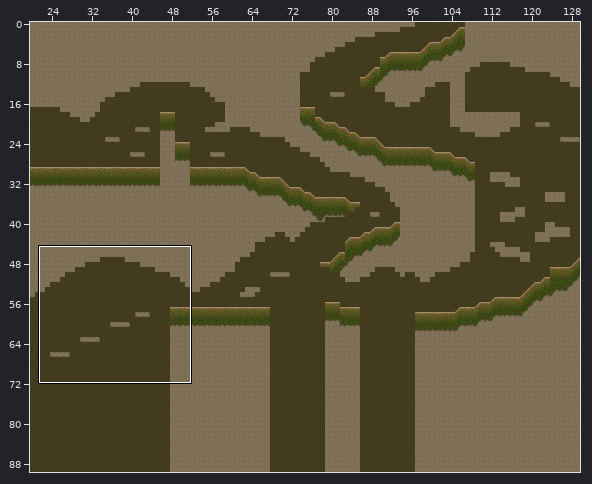
Tiled map, stored at Assets/Maps/Catacombs_01_M.tmx. The picture above shows the old version from afar; the outline marks the close-up.
Close-up. Old version:
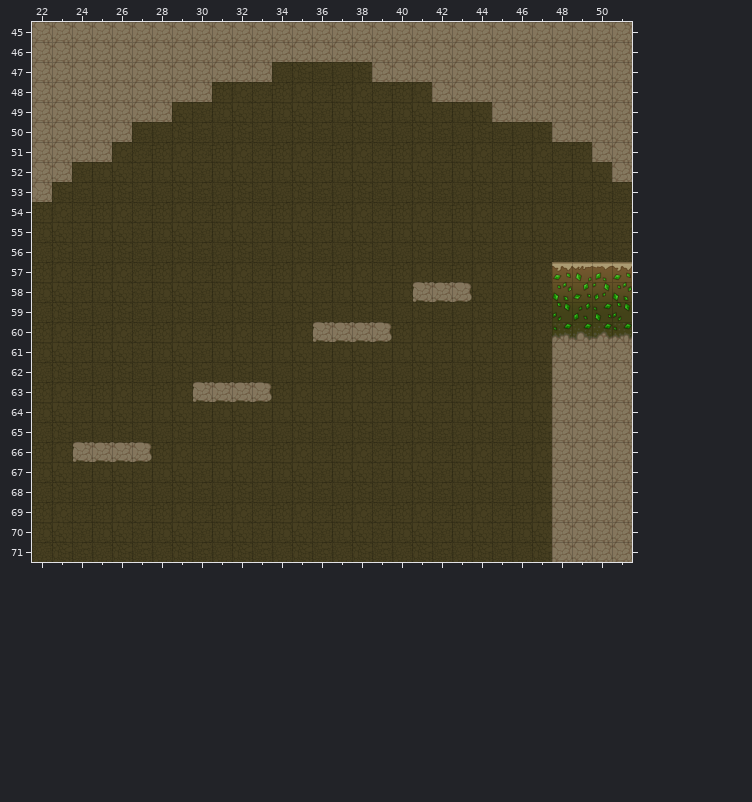
Cells are 128x128 px. Shown: x 22..51, y 45..71. The commit also changed other parts of the map, which this record leaves out.
Now the later version:
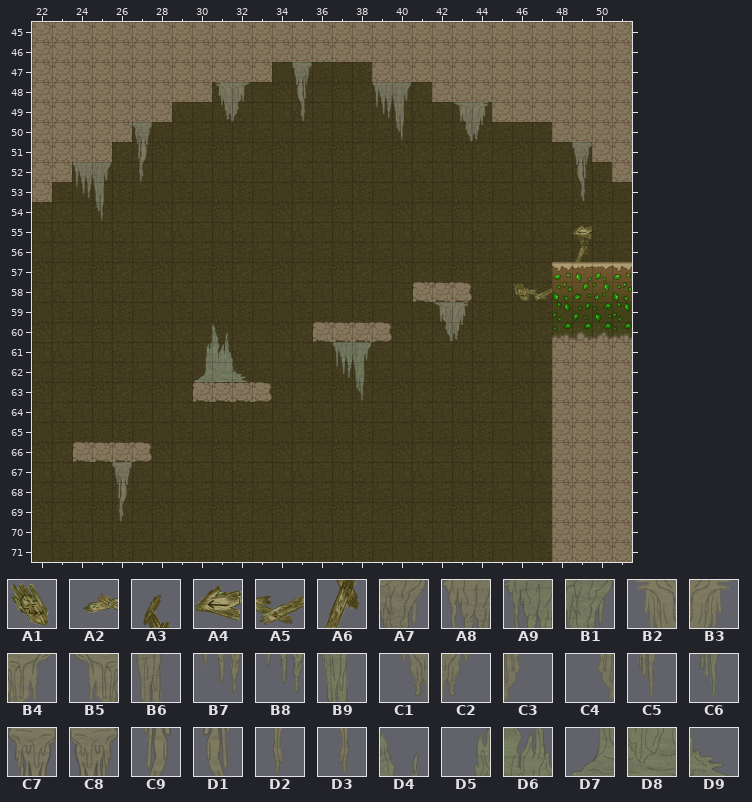
Key: from "Atl_Carteles_Catacumbas": A1 0 flipped on the diagonal, A2 2 turned 270, A3 3, A4 6 flipped left-right, A5 8 turned 270, A6 9; from "Estalactitas": A7 0 flipped left-right, A8 1 flipped left-right, A9 3, B1 4, B2 6, B3 6 flipped left-right, B4 7, B5 7 flipped left-right, B6 8 flipped left-right, B7 9 flipped left-right, B8 11, B9 12, C1 14, C2 14 flipped left-right, C3 15, C4 15 flipped left-right, C5 16 flipped left-right, C6 20, C7 35, C8 35 flipped left-right, C9 43, D1 43 flipped left-right, D2 51, D3 51 flipped left-right; from "Estalagmitas": D4 1, D5 8, D6 9, D7 16, D8 17, D9 18.
__ is an empty cell.
Tiles of an added or newly shown layer are drawn over the layers below it.
Commit: Carteles en catacumbas y mejora rail
Changes in this commit:
Layer "Decoración" (now shown):
There is now tile A2 in row 58 at x 46.
There is now tile A3 in row 55 at x 49.
There is now tile A5 in row 58 at x 47.
There is now tile A6 in row 56 at x 49.
There is now tile A7 in row 48 at x 40; in row 52 at x 25.
There is now tile A8 in row 48 at x 39; in row 52 at x 24.
There is now tile A9 in row 61 at x 37.
There is now tile B1 in row 61 at x 38.
There is now tile B2 in row 48 at x 31.
There is now tile B3 in row 49 at x 44; in row 59 at x 43.
There is now tile B4 in row 48 at x 32.
There is now tile B5 in row 49 at x 43; in row 59 at x 42.
There is now tile B6 in row 49 at x 40; in row 53 at x 25.
There is now tile B7 in row 49 at x 39; in row 53 at x 24.
There is now tile B8 in row 62 at x 37.
There is now tile B9 in row 62 at x 38.
There is now tile C1 in row 49 at x 31.
There is now tile C2 in row 50 at x 44; in row 60 at x 43.
There is now tile C3 in row 49 at x 32.
There is now tile C4 in row 50 at x 43; in row 60 at x 42.
There is now tile C5 in row 50 at x 40; in row 54 at x 25.
There is now tile C6 in row 63 at x 38.
There is now tile C7 in row 50 at x 27; in row 67 at x 26.
There is now tile C8 in row 47 at x 35; in row 51 at x 49.
There is now tile C9 in row 51 at x 27; in row 68 at x 26.
There is now tile D1 in row 48 at x 35; in row 52 at x 49.
There is now tile D2 in row 52 at x 27; in row 69 at x 26.
There is now tile D3 in row 49 at x 35; in row 53 at x 49.
There is now tile D4 in row 60 at x 31.
There is now tile D5 in row 61 at x 30.
There is now tile D6 in row 61 at x 31.
There is now tile D7 in row 62 at x 30.
There is now tile D8 in row 62 at x 31.
There is now tile D9 in row 62 at x 32.
Layer "Carteles" (added):
There is now tile A1 in row 58 at x 46.
There is now tile A4 in row 55 at x 49.
